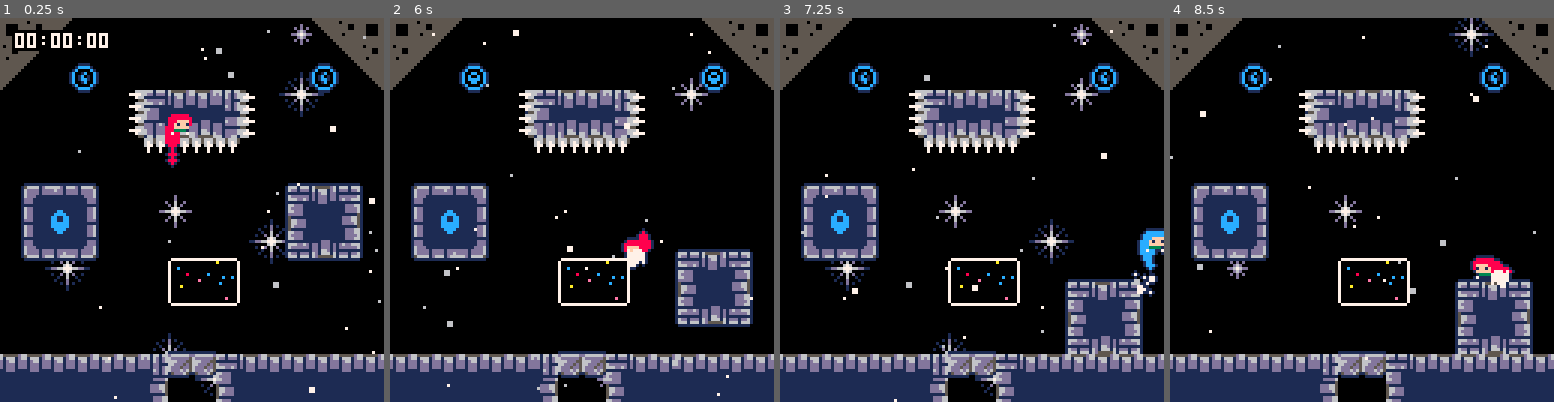
Above: before the commit, frames 1-4 (left to right).
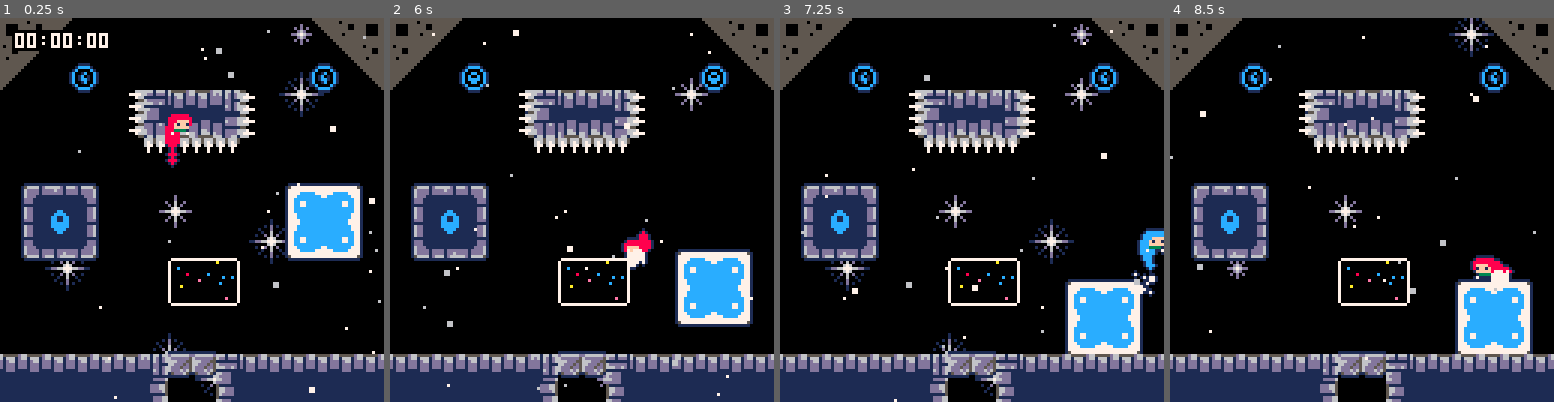
Above: after the commit, the same moments.

Repository: CelesteClassic/newleste.p8
Game: PICO-8 cartridge site.p8
The game is run twice, just before and just after one commit, with the same random seed, the same clock (stepped at 60 frames per second) and the same inputs.
Inputs:
- Up to frame 1 (0.25 s): no input
- Up to frame 2 (6 s): tap X (X key) at 0.33, 1.07, 1.85, 2.97, 4.08, 5.2 s; tap O (Z key) at 0.7, 1.7, 2.1, 2.5, 2.9, 3.3, 3.7, 4.1, 4.5, 4.9, 5.3, 5.7 s; hold Right 1.6-2.1 s; hold Up 2.15-2.42 s; hold Right 2.47-3.03 s; hold Left 3.08-3.58 s; hold Down 3.63-3.97 s; hold Right 4.02-4.68 s; hold Up 4.73-5.03 s; hold Left 5.08-5.68 s; hold Down from 5.73 s (still down)
- Up to frame 3 (7.25 s): release Down at 6.03 s; hold Right 6.08-6.58 s; tap O (Z key) at 6.1, 6.5, 6.9 s; tap X (X key) at 6.32 s; hold Right 6.63-7.13 s; hold Up from 7.18 s (still down)
- Up to frame 4 (8.5 s): tap O (Z key) at 7.3, 7.7, 8.1 s; tap X (X key) at 7.43 s; release Up at 7.45 s; hold Right 7.5-8.07 s; hold Left from 8.12 s (still down)

The runs differ from the first frame. In frame 1, 3.5% of the frame differs, in the area x 75-94%, y 43-63%; in frame 2, 3.5%; in frame 3, 3.5%; in frame 4, 3.5%.

Commit message:
restored fall_plat gfx

Diff:
--- a/site.p8
+++ b/site.p8
@@ -805,20 +805,20 @@
     local r,d=x+this.hitbox.w-8,y+this.hitbox.h-8
     for i=x,r,r-x do
       for j=y,d,d-y do
-        spr(33,i,j,1.0,1.0,i~=x,j~=y)
+        spr(80,i,j,1.0,1.0,i~=x,j~=y)
       end
     end
     for i=x+8,r-8,8 do
-      spr(34,i,y)
-      spr(50,i,d)
+      spr(81,i,y)
+      spr(81,i,d,1,1,false,true)
     end
     for i=y+8,d-8,8 do
-      spr(36,x,i)
-      spr(38,r,i)
+      spr(83,x,i)
+      spr(83,r,i,1,1,true)
     end
     for i=x+8,r-8,8 do
       for j=y+8,d-8,8 do
-        spr((i+j-x-y)%16==0 and 37 or 56,i,j)
+        spr((i+j-x-y)%16==0 and 84 or 85,i,j)
       end
     end
   end
@@ -1804,14 +1804,14 @@
 0b0000000000000077c7ccccccccccccc00cc00cc00c100cc00cc00cddd11111111111110d0d0d000d060d000000000000000000000000000000000000000000
 00000080000b000077cccc7ccccccccc8c0000c88c0000c88c0000c81111111111111111000d0000d00600d00000000000000000000000000000000000000000
 000000000000000077cccccccccccccc88cccc8888cccc8888cccc886dd111111111111100000000000000000000000000000000000000000000000000000000
-000000000000000000000000000000000000000000000000000000006dd11111111cc11100000001000000000000000000000000000000000000000000000000
-000000000000000000000000000000000000000000000000000000006dd1111111cccc1100000001000000000000000000000000000000000000000000000000
-000000000000000000000000000000000000000000000000000000006dd111111cc11cc10000010d010000000000000000000000000000000000000000000000
-00000000000000000000000000000000000000000000000000000000ddd111111cc11cc10001000d000100000000000000000000000000000000000000000000
-00000000000000000000000000000000000000000000000000000000111111111cccccc100001006001000000000000000000000000000000000000000000000
-000000000000000000000000000000000000000000000000000000006dd111111cccccc100100d060d0010000000000000000000000000000000000000000000
-000000000000000000000000000000000000000000000000000000006dd1111111cccc1100000067600000000000000000000000000000000000000000000000
-000000000000000000000000000000000000000000000000000000006dd11111111cc11111dd6677766dd1100000000000000000000000000000000000000000
+57777777777777777777777577cccccccccccccccccccccc000000006dd11111111cc11100000001000000000000000000000000000000000000000000000000
+777777777777777777777777777cccccccccccccc77ccccc000000006dd1111111cccc1100000001000000000000000000000000000000000000000000000000
+7777ccccc777777ccccc7777777cccccccccccccc77cc7cc000000006dd111111cc11cc10000010d010000000000000000000000000000000000000000000000
+777cccccccc77cccccccc7777777cccccccccccccccccccc00000000ddd111111cc11cc10001000d000100000000000000000000000000000000000000000000
+77cccccccccccccccccccc777777cccccccccccccccccccc00000000111111111cccccc100001006001000000000000000000000000000000000000000000000
+77cc77ccccccccccccc7cc77777ccccccccccccccc7ccccc000000006dd111111cccccc100100d060d0010000000000000000000000000000000000000000000
+77cc77cccccccccccccccc77777cccccccccccccccccc7cc000000006dd1111111cccc1100000067600000000000000000000000000000000000000000000000
+77cccccccccccccccccccc7777cccccccccccccccccccccc000000006dd11111111cc11111dd6677766dd1100000000000000000000000000000000000000000
 00000000000000000000000000000000000000000000000000000000000000000000000000000067600000000000000000000000000000000000000000000000
 00000000000000000000000000000000000000000000000000000000000000000000000000100d060d0010000000000000000000000000000000000000000000
 00000000000000000000000000000000000000000000000000000000000000000000000000001006001000000000000000000000000000000000000000000000
